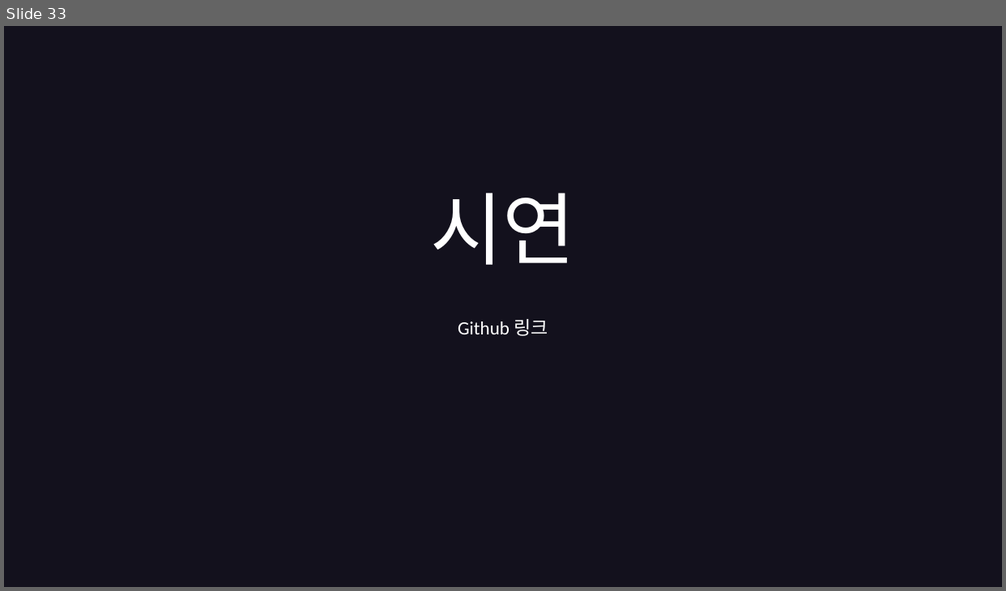
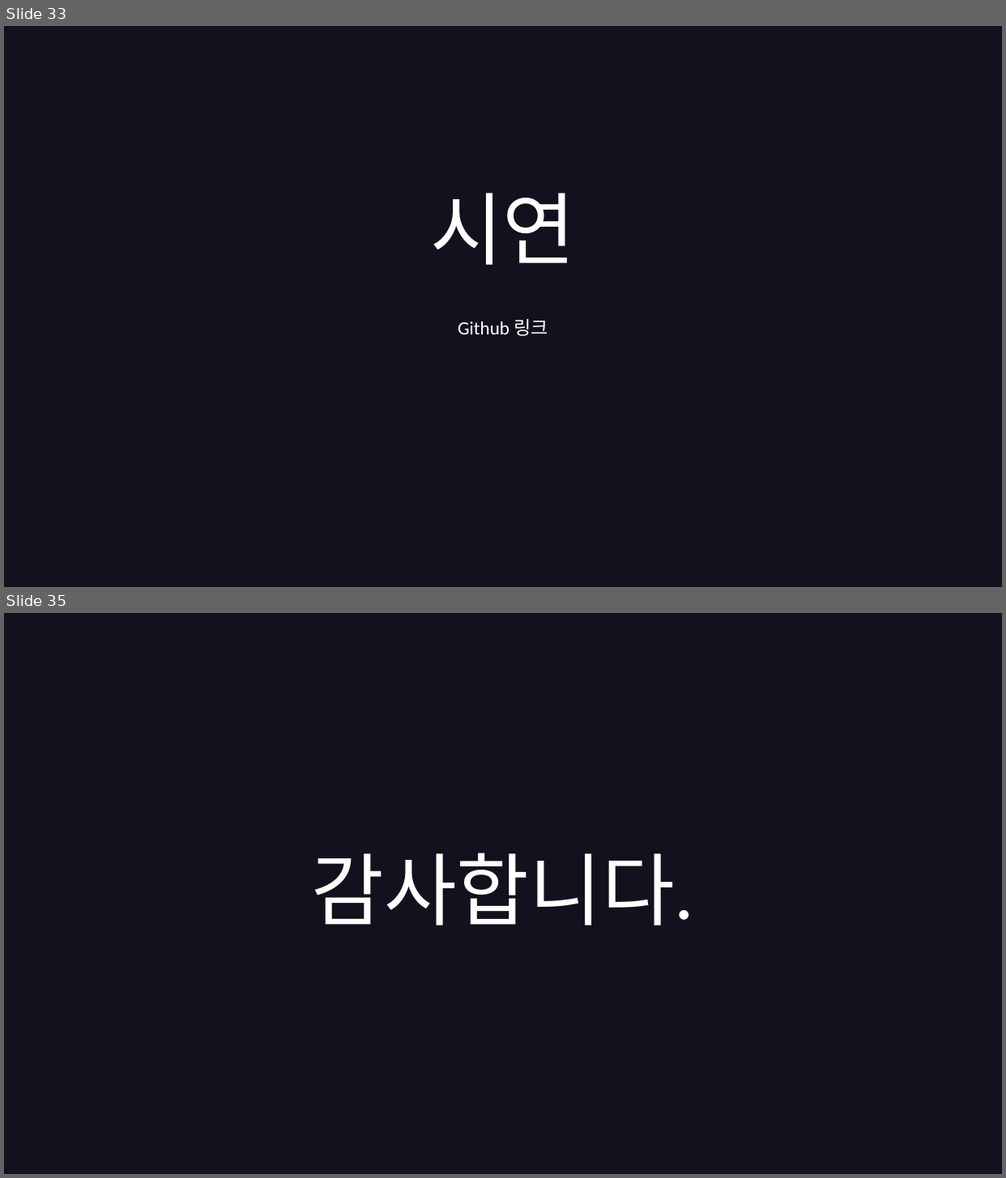
Before and after one commit to hyunkyumlee/FrontProject, a slide deck: 발표 자료/푸마_발표ppt.pptx. Shown one above the other, each under a label of ours: slide 33 before the commit, slides 33 and 35 after it; the slides between them are not shown. The pictures are 1006x591 and 1006x1178 pixels, drawn with LibreOffice and Linux fonts; fonts in the diff are those of the drawing. Boxes give left, top, right and bottom in pixels: in the first picture for what was removed or moved away, otherwise in the second. Text is boxed around its words. In the diff, an @@ line names an element or a change of style, - is before the commit and + after.

```diff
--- a/발표 자료/푸마_발표ppt.pptx
+++ b/발표 자료/푸마_발표ppt.pptx
@@ slide 35 added at box(4, 613, 1002, 1174), background #13111D @@
@@ title added at box(311, 853, 694, 926), 76 pt, text #FFFFFF @@
+감사합니다.
```
Also in this commit, not shown: 2 slides changed, 1 other slide added, 1 other file.
